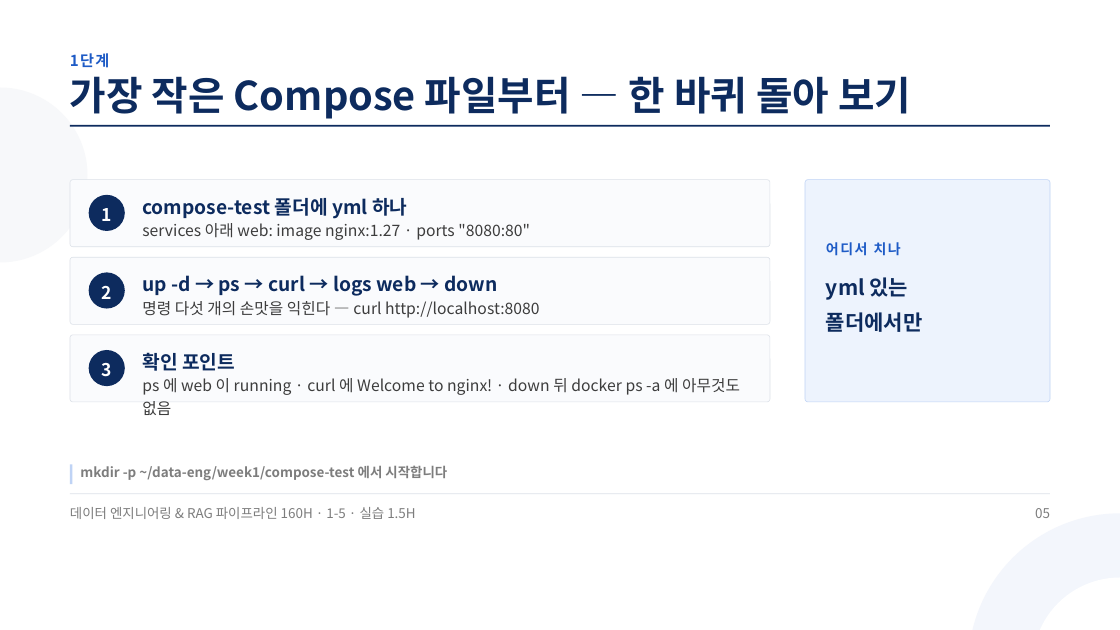
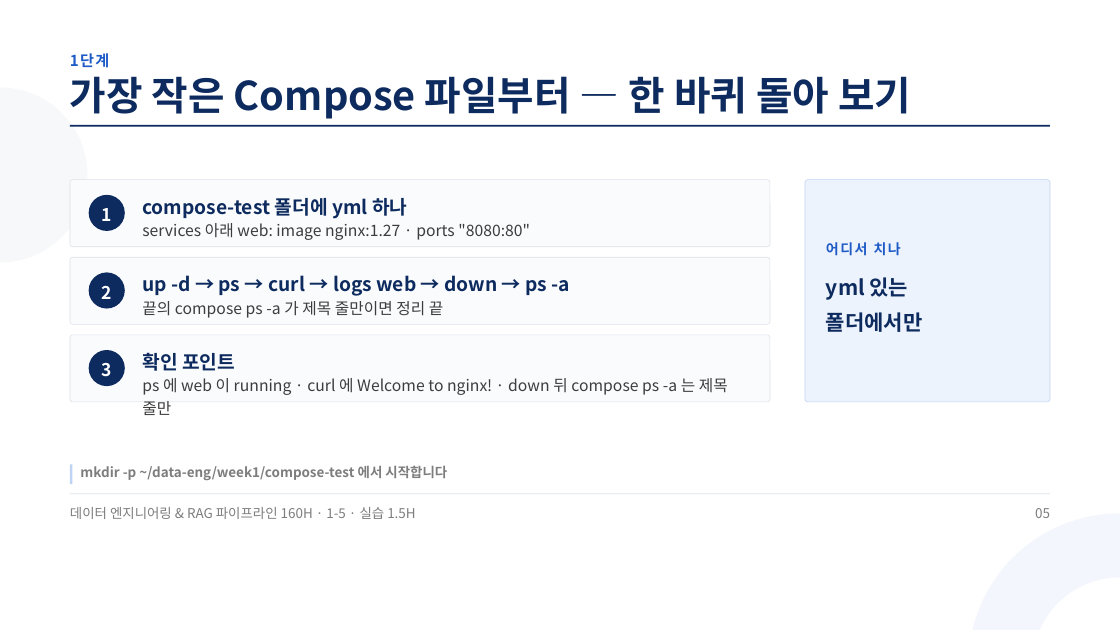
Before and after one commit to aebonlee/materials, a slide deck: slide 5 of data-eng/decks/w1d5s2.pptx. Drawn at 1120x630 pixels with LibreOffice and Linux fonts; fonts in the diff are those of the drawing. Boxes give left, top, right and bottom in pixels: in the first picture for what was removed or moved away, otherwise in the second. Text is boxed around its words. In the diff, an @@ line names an element or a change of style, - is before the commit and + after.

```diff
--- a/data-eng/decks/w1d5s2.pptx
+++ b/data-eng/decks/w1d5s2.pptx
@@ text at [142, 275, 569, 296]: text changed @@
-up -d → ps → curl → logs web → down
+up -d → ps → curl → logs web → down → ps -a
@@ text at [142, 301, 443, 318]: text changed @@
-명령 다섯 개의 손맛을 익힌다 — curl http://localhost:8080
+끝의 compose ps -a 가 제목 줄만이면 정리 끝
@@ text at [142, 378, 728, 395]: text changed @@
-ps 에 web 이 running · curl 에 Welcome to nginx! · down 뒤 docker ps -a 에 아무것도 없음
+ps 에 web 이 running · curl 에 Welcome to nginx! · down 뒤 compose ps -a 는 제목 줄만
```
Also in this commit, not shown: 9 other files.
